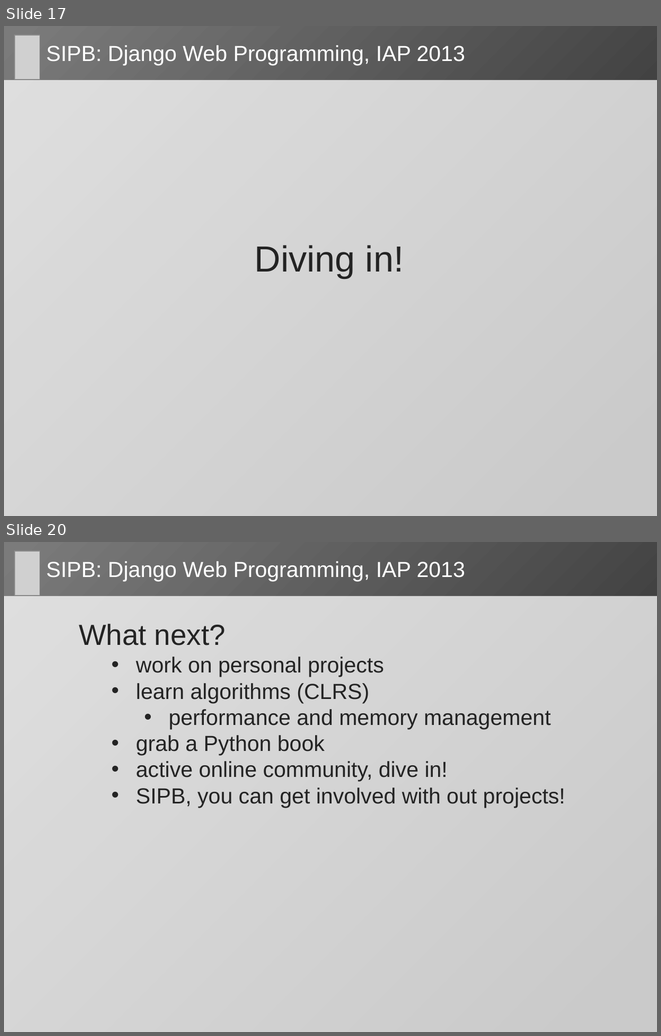
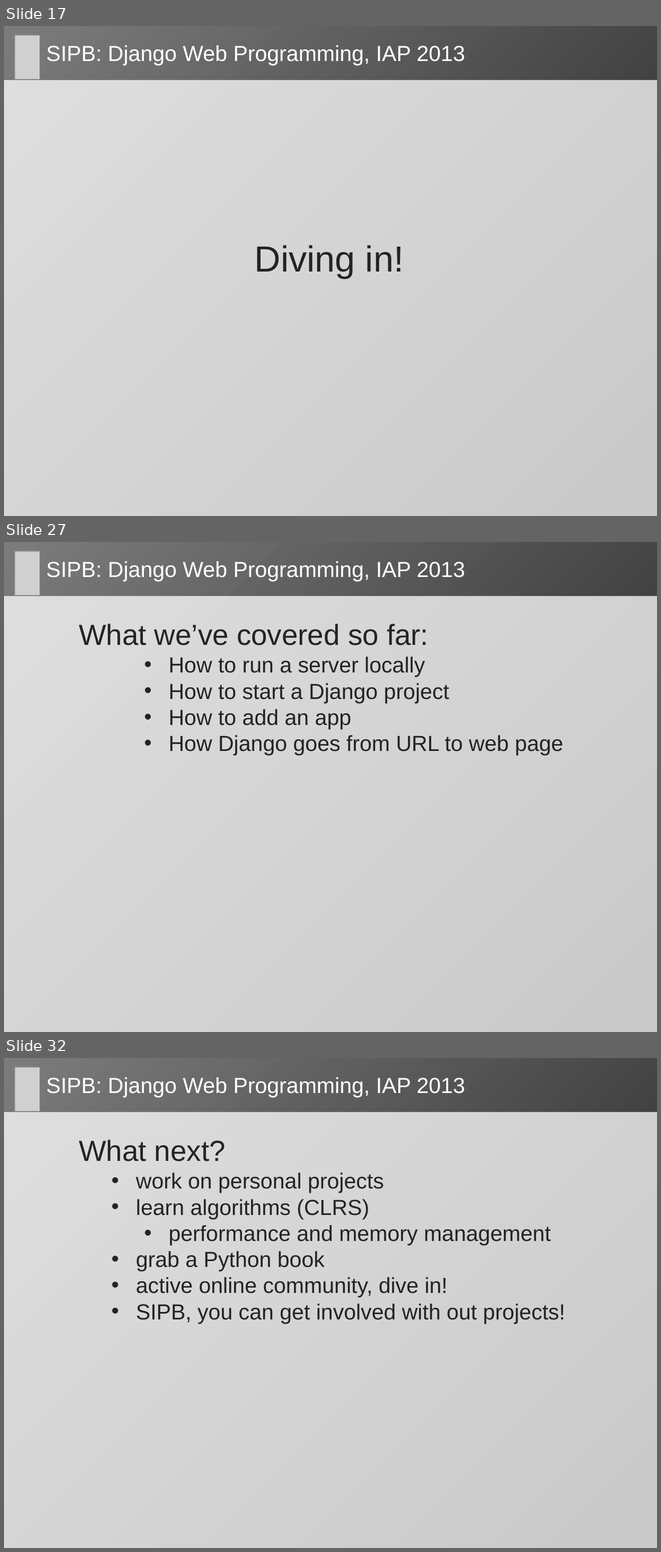
Before and after one commit to dlukeomalley/SIPB_django_class, a slide deck: slides/django_slides.pptx. Shown one above the other, each under a label of ours: slides 17 and 20 before the commit, slides 17, 27 and 32 after it; the slides between them are not shown. The pictures are 661x1036 and 661x1552 pixels, drawn with LibreOffice and Linux fonts; fonts in the diff are those of the drawing; grey boxes stand for pictures. Boxes give left, top, right and bottom in pixels: in the first picture for what was removed or moved away, otherwise in the second. Text is boxed around its words. In the diff, an @@ line names an element or a change of style, - is before the commit and + after.

```diff
--- a/slides/django_slides.pptx
+++ b/slides/django_slides.pptx
@@ slide 27 added at [4, 542, 657, 1032], background gradient #7B7B7B to #232323 @@
@@ picture added at [15, 551, 40, 596] @@
@@ title added at [46, 561, 465, 582], 24 pt, text #FFFFFF @@
+SIPB: Django Web Programming, IAP 2013
@@ rounded rectangle added at [4, 596, 657, 1032], fill #FFFFFF at 76% opacity @@
@@ text added at [79, 624, 563, 755], 24 pt, text #232323 @@
+  What we’ve covered so far:
+      • How to run a server locally
+      • How to start a Django project
+      • How to add an app
+      • How Django goes from URL to web page
@@ what was slide 20 is now slide 32 @@
```
Also in this commit, not shown: 2 slides changed, 11 other slides added, 7 other files.
